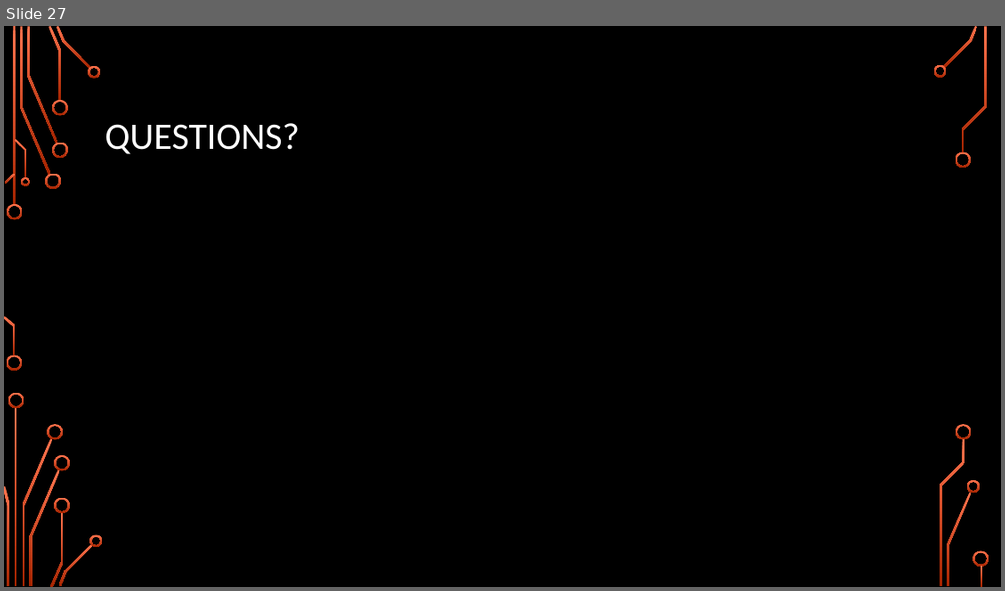
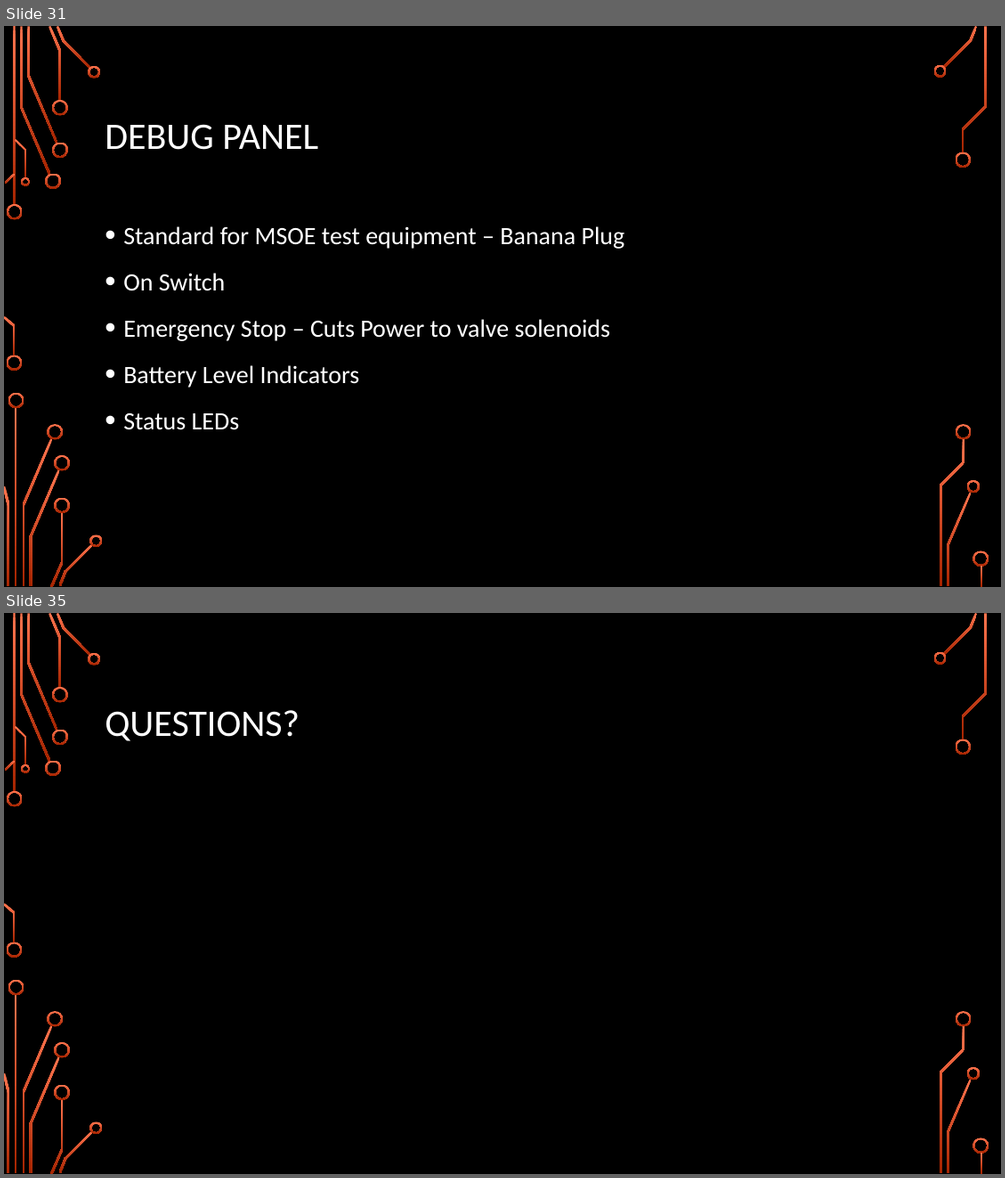
Before and after one commit to Logiant/AgileRoboticControls, a slide deck: Documentation/Presentation/Design Presentation/Design Presentation.pptx. Shown one above the other, each under a label of ours: slide 27 before the commit, slides 31 and 35 after it; the slides between them are not shown. The pictures are 1005x591 and 1005x1178 pixels, drawn with LibreOffice and Linux fonts; fonts in the diff are those of the drawing; background and template pictures are left out. Boxes give left, top, right and bottom in pixels: in the first picture for what was removed or moved away, otherwise in the second. Text is boxed around its words. In the diff, an @@ line names an element or a change of style, - is before the commit and + after.

```diff
--- a/Documentation/Presentation/Design Presentation/Design Presentation.pptx
+++ b/Documentation/Presentation/Design Presentation/Design Presentation.pptx
@@ slide 31 added at (4,26,1001,587), background picture (left out); not listed: 36 template elements that a slide beside it also shows @@
@@ title added at (105,124,318,150), 36 pt, text #FFFFFF @@
+DEBUG PANEL
@@ text added at (123,226,625,430), 24 pt, text #FFFFFF @@
+• Standard for MSOE test equipment – Banana Plug
+• On Switch
+• Emergency Stop – Cuts Power to valve solenoids
+• Battery Level Indicators
+• Status LEDs
@@ what was slide 27 is now slide 35 @@
```
Also in this commit, not shown: 1 slide changed, 8 other slides added, 1 slide removed, 2 other files.
